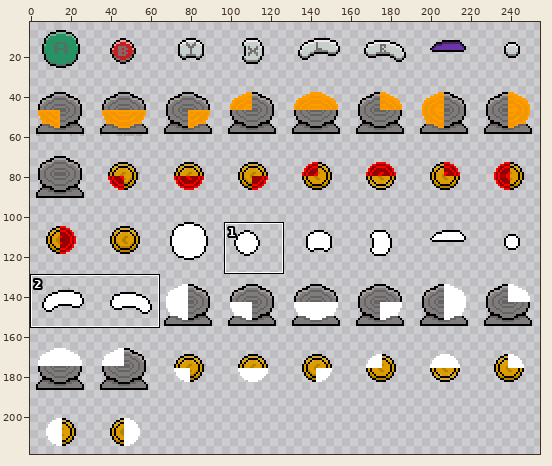
Edited in one commit: sprite sheet (Sprite_Sheet.png). The picture above shows the old version from afar; the outline marks the close-up.
Close-up. Earlier state:
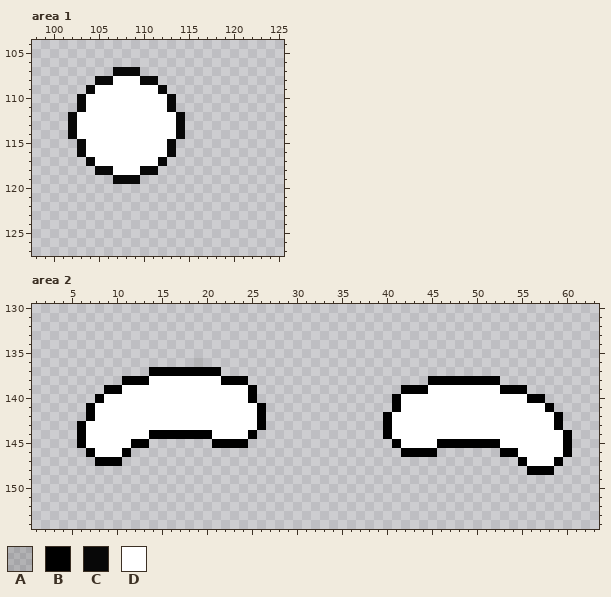
The file is 256x256 pixels. Pixels under 10% opacity are left out. Colours within 5 levels of each other are drawn and written as one. Shown: area 1: x 98..125, y 104..127; area 2: x 1..63, y 130..154. The wide view leaves out empty margins.
Palette (. is transparent): A #00000022  B #000000  C #080808  D #ffffff
Pixels before, area 1, first column x 102:
107 .....CCC.....
108 ...CCDDDCC...
109 ..CDDDDDDDC..
110 .CDDDDDDDDDC.
111 .CDDDDDDDDDC.
112 CDDDDDDDDDDDC
113 CDDDDDDDDDDDC
114 CDDDDDDDDDDDC
115 .CDDDDDDDDDC.
116 .CDDDDDDDDDC.
117 ..CDDDDDDDC..
118 ...CCDDDCC...
119 .....CCC.....
Pixels before, area 2, first column x 6:
136 .............A.........................................
137 ........BBBBBBBB.......................................
138 .....BBBDDDDDDDDBBB....................BBBBBBBB........
139 ...BBDDDDDDDDDDDDDDB................BBBDDDDDDDDBBB.....
140 ..BDDDDDDDDDDDDDDDDB...............BDDDDDDDDDDDDDDBB...
141 .BDDDDDDDDDDDDDDDDDDB..............BDDDDDDDDDDDDDDDDB..
142 .BDDDDDDDDDDDDDDDDDDB.............BDDDDDDDDDDDDDDDDDDB.
143 BDDDDDDDDDDDDDDDDDDDB.............BDDDDDDDDDDDDDDDDDDB.
144 BDDDDDDDBBBBBBBDDDDB..............BDDDDDDDDDDDDDDDDDDDB
145 BDDDDDBB.......BBBB................BDDDDBBBBBBBDDDDDDDB
146 .BDDDB..............................BBBB.......BBDDDDDB
147 ..BBB............................................BDDDB.
148 ..................................................BBB..
After:
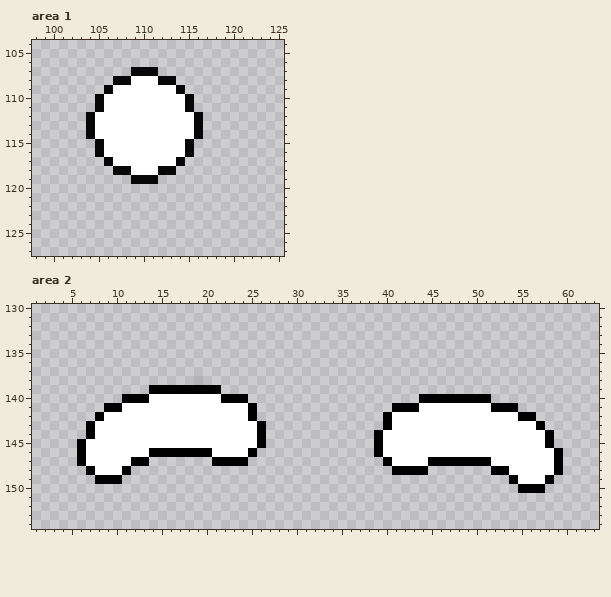
The exact change:
Area 1:
y 107: x 107..108 CC -> ..; x 110..111 .. -> CC
y 108: x 105..108 CCDD -> ..CC; x 110..113 CC.. -> DDCC
y 109: x 104..106 CDD -> ..C; x 112..114 C.. -> DDC
y 110..111: x 103..105 CDD -> ..C; x 113..115 C.. -> DDC
y 112..114: x 102..104 CDD -> ..C; x 114..116 C.. -> DDC
y 115..116: x 103..105 CDD -> ..C; x 113..115 C.. -> DDC
y 117: x 104..106 CDD -> ..C; x 112..114 C.. -> DDC
y 118: x 105..108 CCDD -> ..CC; x 110..113 CC.. -> DDCC
y 119: x 107..108 CC -> ..; x 110..111 .. -> CC
Area 2:
y 136: x 19 A -> .
y 137: x 14..21 BBBBBBBB -> ........
y 138: x 11..24 BBBDDDDDDDDBBB -> ........A.....; x 45..52 BBBBBBBB -> ........
y 139: x 9..25 BBDDDDDDDDDDDDDDB -> .....BBBBBBBB....; x 42..55 BBBDDDDDDDDBBB -> ..............
y 140: x 8..13 BDDDDD -> ...BBB; x 22..25 DDDB -> BBB.; x 41..57 BDDDDDDDDDDDDDDBB -> ...BBBBBBBB......
y 141: x 7..10 BDDD -> ..BB; x 25..26 DB -> B.; x 42..43 DD -> BB; x 52..58 DDDDDDB -> BBB....
y 142: x 7..8 BD -> .B; x 25..26 DB -> B.; x 55..59 DDDDB -> BB...
y 143: x 6..7 BD -> .B; x 57..59 DDB -> B..
y 144: x 6..7 BD -> .B; x 14..20 BBBBBBB -> DDDDDDD; x 25..26 B. -> DB; x 39..40 .B -> BD; x 58..60 DDB -> B..
y 145: x 12..26 BB.......BBBB.. -> DDDDDDDDDDDDDDB; x 39..41 ..B -> BDD; x 46..52 BBBBBBB -> DDDDDDD; x 58..60 DDB -> B..
y 146: x 6..7 .B -> BD; x 11..25 B.............. -> DDDBBBBBBBDDDDB; x 39..54 ...BBBB.......BB -> BDDDDDDDDDDDDDDD; x 59..60 DB -> B.
y 147: x 6..13 ..BBB... -> BDDDDDBB; x 21..24 .... -> BBBB; x 40..55 ...............B -> BDDDDBBBBBBBDDDD
y 148: x 7..11 ..... -> BDDDB; x 41..44 .... -> BBBB; x 52..59 ....BBB. -> BBDDDDDB
y 149: x 8..10 ... -> BBB; x 54..58 ..... -> BDDDB
y 150: x 55..57 ... -> BBB
Changed places in both close-ups, as pixel boxes (x1, y1, x2, y2):
changed: (68, 67, 203, 184)
changed: (77, 358, 266, 484)
changed: (374, 376, 572, 493)
